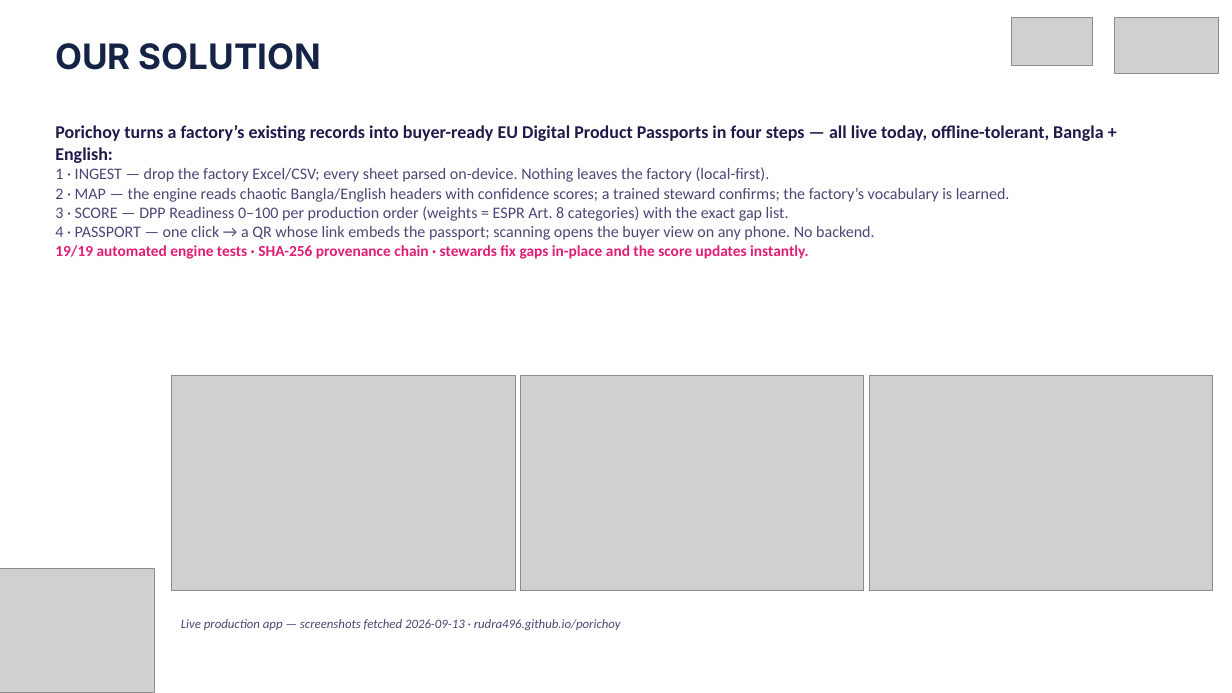
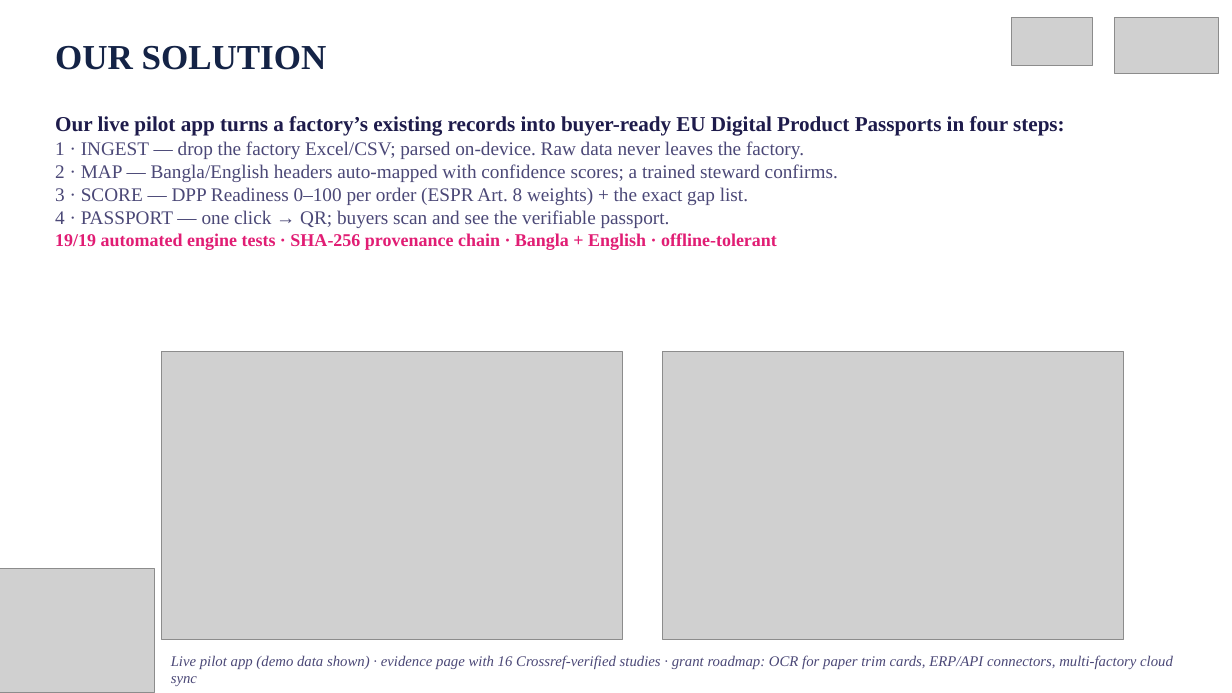
Before and after one commit to rudra496/porichoy, a slide deck: slide 3 of deck/Porichoy_Pitch_Deck.pptx. Drawn at 1232x693 pixels with LibreOffice and Linux fonts; fonts in the diff are those of the drawing; grey boxes stand for pictures. Boxes give left, top, right and bottom in pixels: in the first picture for what was removed or moved away, otherwise in the second. Text is boxed around its words. In the diff, an @@ line names an element or a change of style, - is before the commit and + after.

Commit message:
Deck v4 FINAL: Times New Roman throughout (charts too), large text, big readable figures, serif consistency — judge 8/8 SHIP

```diff
--- a/deck/Porichoy_Pitch_Deck.pptx
+++ b/deck/Porichoy_Pitch_Deck.pptx
@@ text "OUR SOLUTION" at box(55, 46, 327, 70): font Inter to Times New Roman @@
@@ text at box(55, 116, 1065, 250): text changed; size 12.5 to 15 pt; font Calibri to Times New Roman @@
-Porichoy turns a factory’s existing records into buyer-ready EU Digital Product Passports in four steps — all live today, offline-tolerant, Bangla + English:
-1 · INGEST — drop the factory Excel/CSV; every sheet parsed on-device. Nothing leaves the factory (local-first).
-2 · MAP — the engine reads chaotic Bangla/English headers with confidence scores; a trained steward confirms; the factory’s vocabulary is learned.
-3 · SCORE — DPP Readiness 0–100 per production order (weights = ESPR Art. 8 categories) with the exact gap list.
-4 · PASSPORT — one click → a QR whose link embeds the passport; scanning opens the buyer view on any phone. No backend.
-19/19 automated engine tests · SHA-256 provenance chain · stewards fix gaps in-place and the score updates instantly.
+Our live pilot app turns a factory’s existing records into buyer-ready EU Digital Product Passports in four steps:
+1 · INGEST — drop the factory Excel/CSV; parsed on-device. Raw data never leaves the factory.
+2 · MAP — Bangla/English headers auto-mapped with confidence scores; a trained steward confirms.
+3 · SCORE — DPP Readiness 0–100 per order (ESPR Art. 8 weights) + the exact gap list.
+4 · PASSPORT — one click → QR; buyers scan and see the verifiable passport.
+19/19 automated engine tests · SHA-256 provenance chain · Bangla + English · offline-tolerant
@@ picture: place and size @@
-picture at box(172, 376, 516, 591)
+picture at box(162, 352, 623, 640)
@@ picture: place and size @@
-picture at box(520, 376, 864, 591)
+picture at box(663, 352, 1124, 640)
@@ picture removed at box(870, 376, 1214, 591) @@
@@ text removed at box(181, 619, 621, 630) @@
-Live production app — screenshots fetched 2026-09-13 · rudra496.github.io/porichoy
@@ text added at box(171, 655, 1173, 686), 11.5 pt, text #4B4877, italic @@
+Live pilot app (demo data shown) · evidence page with 16 Crossref-verified studies · grant roadmap: OCR for paper trim cards, ERP/API connectors, multi-factory cloud sync
```
Also in this commit, not shown: 7 other slides changed, 1 other file.
